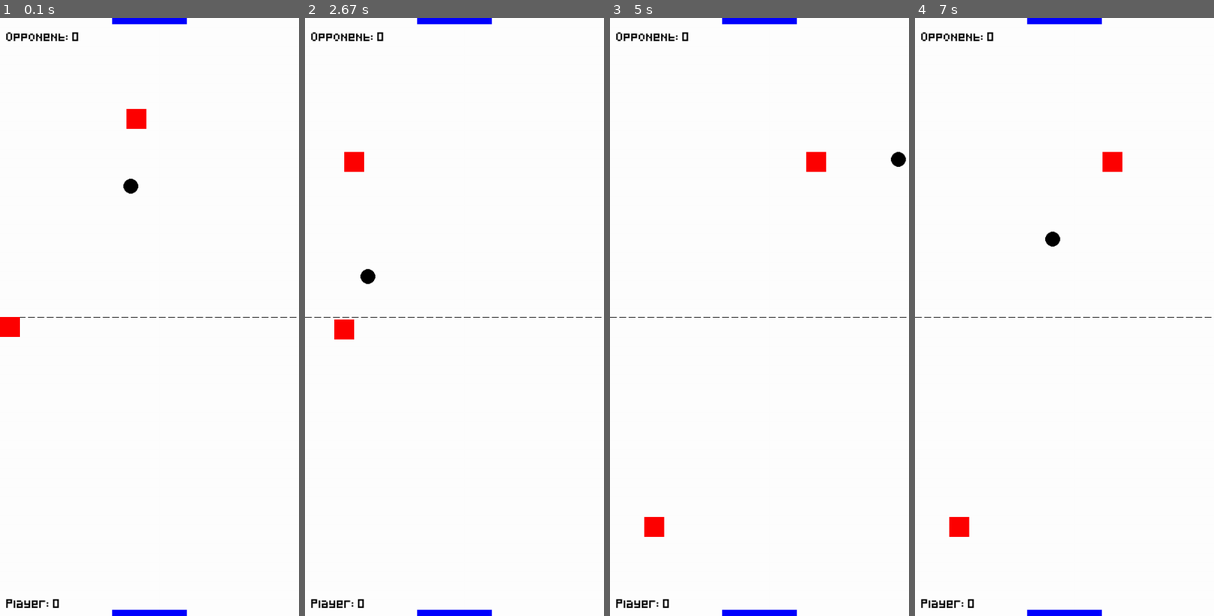
Above: before the commit, frames 1-4 (left to right).
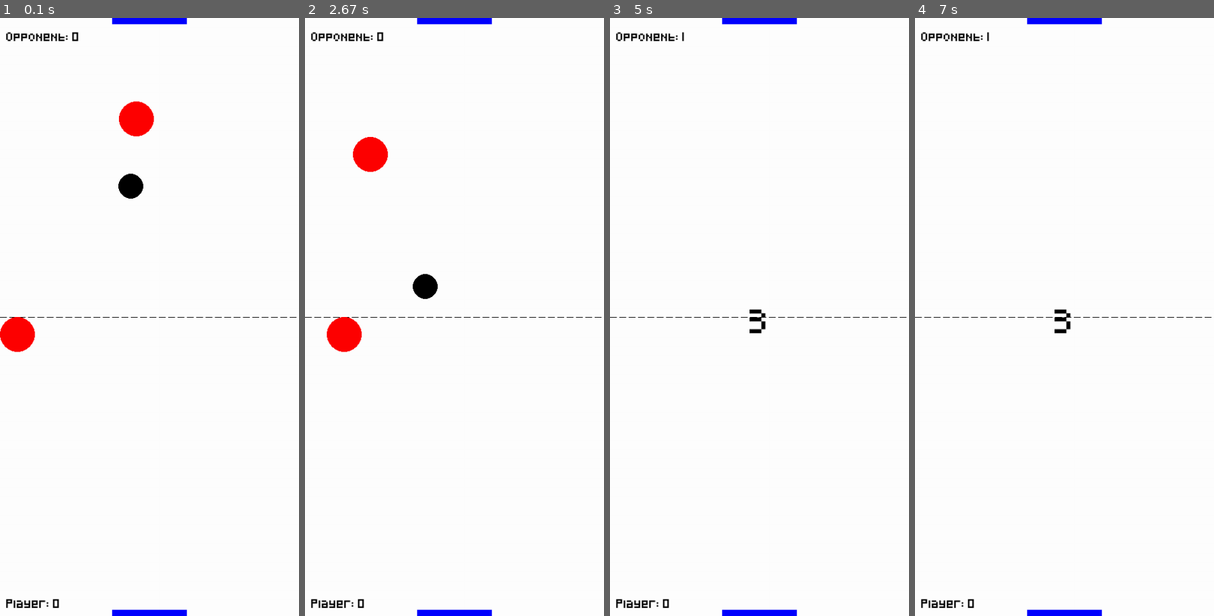
Above: after the commit, the same moments.

Repository: nintanuki/pygame-air-hockey
Game: pygame game, started from main.py
Same seed, same stepped clock (60 frames per second), same inputs: the game is played once before the commit and once after it.
Inputs (mouse positions are in pixels of both pictures, inside the frame that each line leads up to):
- Up to frame 1 (0.1 s): no input
- Up to frame 2 (2.67 s): click (454, 317) at 0.38 s; click (343, 328) at 0.72 s; tap Enter at 1, 2.33 s
- Up to frame 3 (5 s): click (654, 155) at 2.72 s; tap Enter at 3.07, 3.37, 3.57, 4.97 s; click (777, 466) at 3.08 s; click (654, 526) at 3.58 s
- Up to frame 4 (7 s): tap Enter at 5.3, 5.6, 5.73, 6.8 s

The runs differ from the first frame. In frame 1, 0.9% of the frame differs, in the area x 0-52%, y 13-56%; in frame 2, 1.3%, in the area x 7-45%, y 19-56%; in frame 3, 0.7%; in frame 4, 0.7%.

Commit message:
Update puck and paddle sizes

Diff:
--- a/main.py
+++ b/main.py
@@ -315,8 +315,8 @@
             self.draw_dotted_line()
             pygame.draw.rect(self.screen, BLUE, self.player_goal)
             pygame.draw.rect(self.screen, BLUE, self.opponent_goal)
-            pygame.draw.rect(self.screen, RED, self.player)
-            pygame.draw.rect(self.screen, RED, self.opponent)
+            pygame.draw.ellipse(self.screen, RED, self.player)
+            pygame.draw.ellipse(self.screen, RED, self.opponent)
             pygame.draw.ellipse(self.screen, BLACK, self.puck)
             self.display_scores()
 
--- a/settings.py
+++ b/settings.py
@@ -11,17 +11,17 @@
 SPEED_LIMIT = 25
 
 # Player dimensions
-PLAYER_SIZE = BLOCK_SIZE * 4
+PLAYER_SIZE = BLOCK_SIZE * 7
 PLAYER_WIDTH = PLAYER_SIZE
 PLAYER_HEIGHT = PLAYER_SIZE
 
 # Opponent dimensions
-OPPONENT_SIZE = BLOCK_SIZE * 4
+OPPONENT_SIZE = BLOCK_SIZE * 7
 OPPONENT_WIDTH = OPPONENT_SIZE
 OPPONENT_HEIGHT = OPPONENT_SIZE
 
 # Puck dimensions
-PUCK_SIZE = 3 * BLOCK_SIZE
+PUCK_SIZE = 5 * BLOCK_SIZE
 PUCK_WIDTH = PUCK_SIZE
 PUCK_HEIGHT = PUCK_SIZE
 
